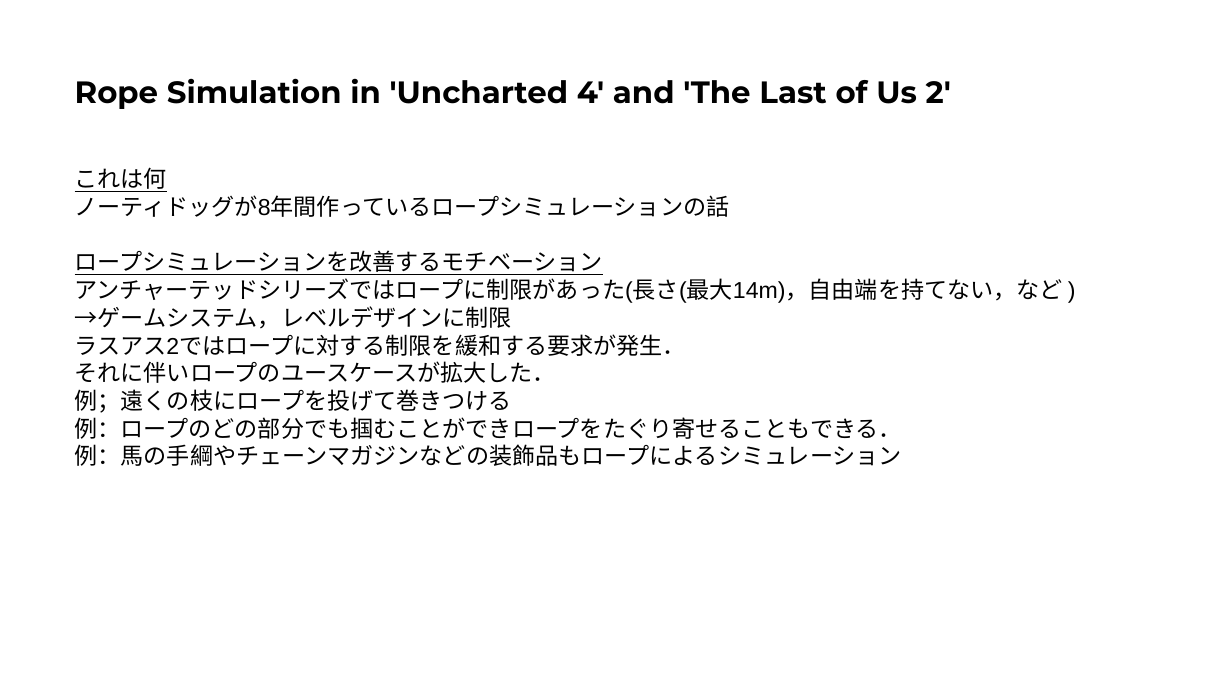
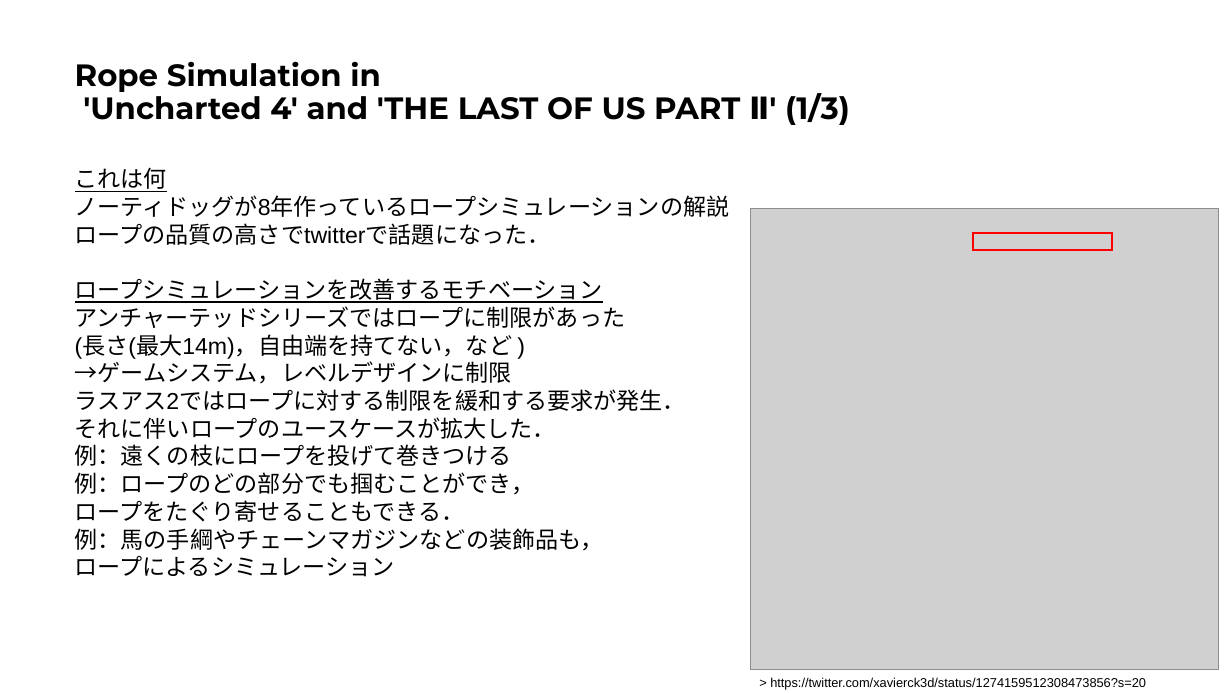
Before and after one commit to IchigoPantsu/test, a slide deck: slide 2 of rope.pptx. Drawn at 1232x693 pixels with LibreOffice and Linux fonts; fonts in the diff are those of the drawing; grey boxes stand for pictures. Boxes give left, top, right and bottom in pixels: in the first picture for what was removed or moved away, otherwise in the second. Text is boxed around its words. In the diff, an @@ line names an element or a change of style, - is before the commit and + after.

```diff
--- a/rope.pptx
+++ b/rope.pptx
@@ title at <box>75,61,850,126</box>: text changed @@
-Rope Simulation in 'Uncharted 4' and 'The Last of Us 2'
+Rope Simulation in
+'Uncharted 4' and 'THE LAST OF US PART Ⅱ' (1/3)
@@ text at <box>75,195,730,245</box>: text changed @@
-ノーティドッグが8年間作っているロープシミュレーションの話
+ノーティドッグが8年作っているロープシミュレーションの解説
+ロープの品質の高さでtwitterで話題になった．
@@ picture added at <box>750,208,1219,670</box> @@
@@ rectangle added at <box>973,233,1113,250</box>, outline #FF0000 1.5 pt @@
@@ text at <box>75,306,626,359</box>: text changed @@
-アンチャーテッドシリーズではロープに制限があった(長さ(最大14m)，自由端を持てない，など )
+アンチャーテッドシリーズではロープに制限があった
+(長さ(最大14m)，自由端を持てない，など )
@@ text at <box>75,444,604,577</box>: text changed @@
-例；遠くの枝にロープを投げて巻きつける
-例：ロープのどの部分でも掴むことができロープをたぐり寄せることもできる．
-例：馬の手綱やチェーンマガジンなどの装飾品もロープによるシミュレーション
+例：遠くの枝にロープを投げて巻きつける
+例：ロープのどの部分でも掴むことができ，
+ロープをたぐり寄せることもできる．
+例：馬の手綱やチェーンマガジンなどの装飾品も，
+ロープによるシミュレーション
@@ text added at <box>770,677,1146,690</box>, 10 pt, text #000000 @@
+> https://twitter.com/xavierck3d/status/1274159512308473856?s=20
```
Also in this commit, not shown: 2 other slides changed, 16 slides added.
